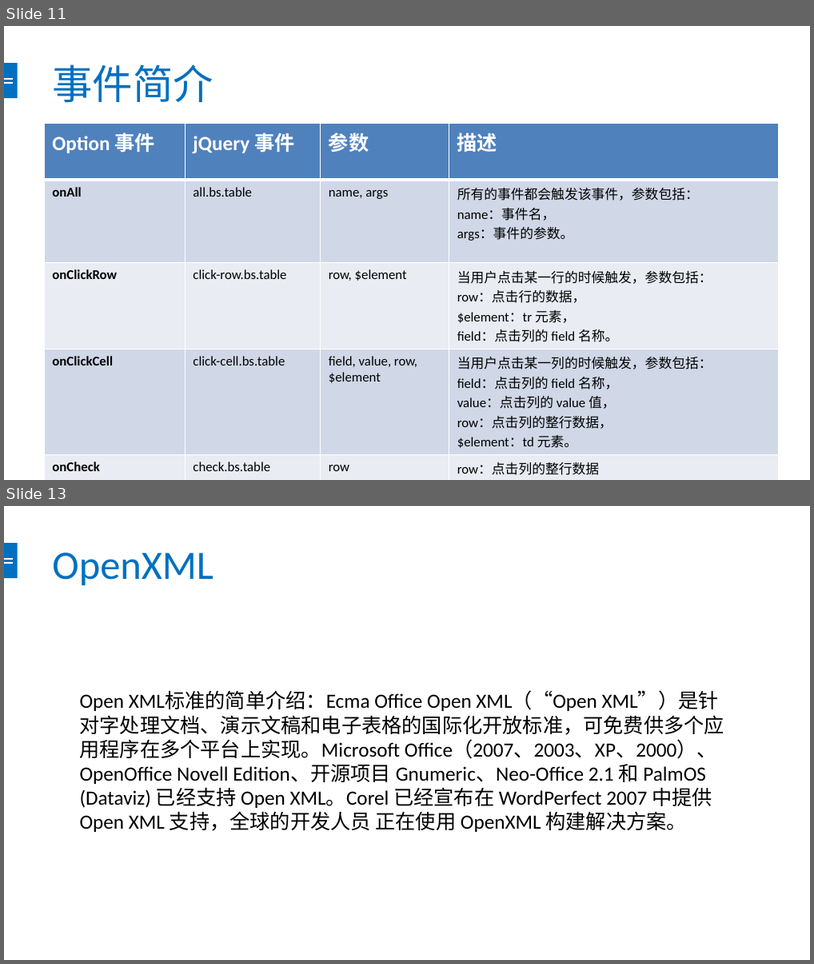
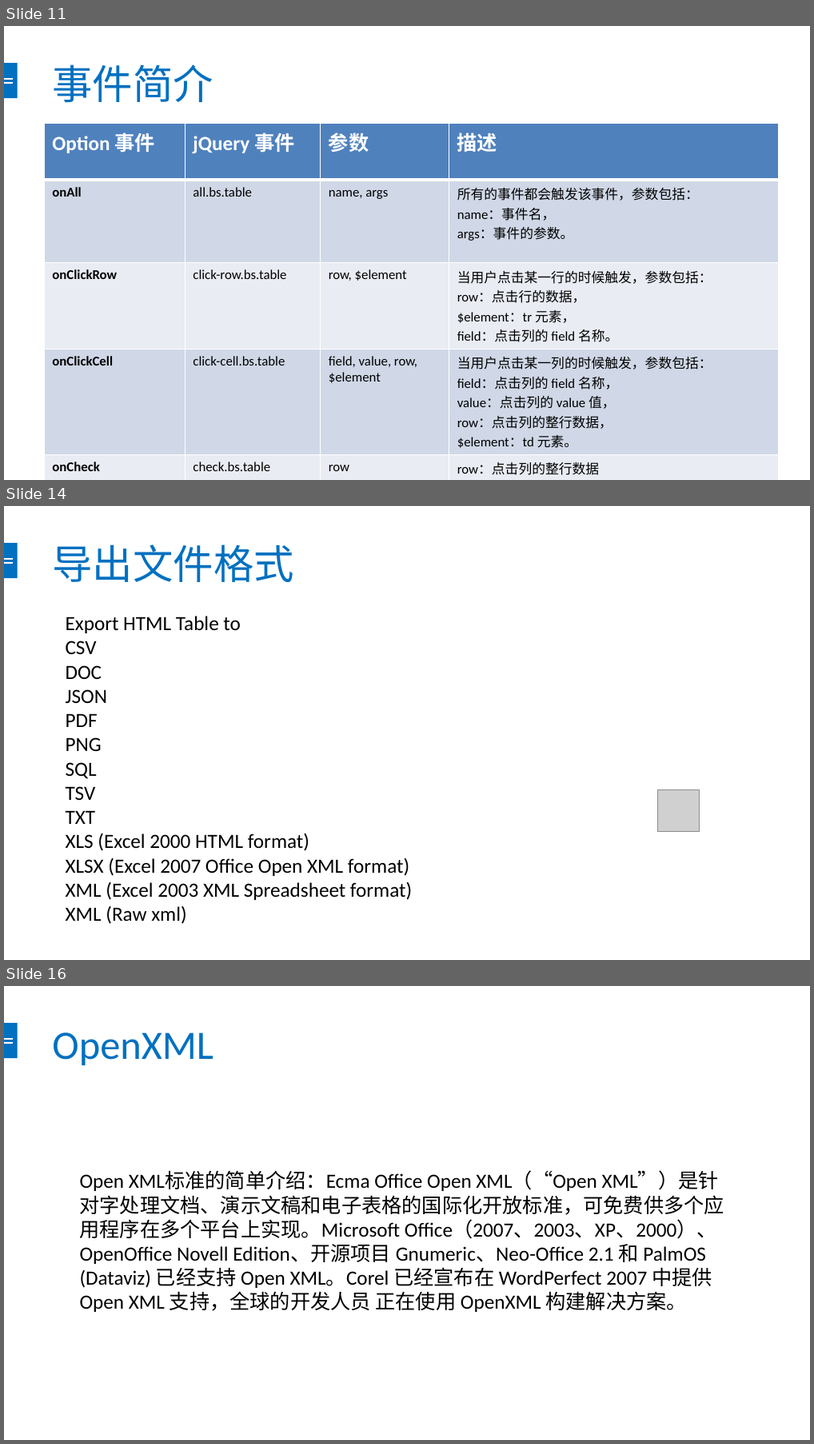
Before and after one commit to chendingguo/workspace, a slide deck: springboot-mybatis-master/bootstrap-table.pptx. Shown one above the other, each under a label of ours: slides 11 and 13 before the commit, slides 11, 14 and 16 after it; the slides between them are not shown. The pictures are 814x964 and 814x1444 pixels, drawn with LibreOffice and Linux fonts; fonts in the diff are those of the drawing; grey boxes stand for pictures. Boxes give left, top, right and bottom in pixels: in the first picture for what was removed or moved away, otherwise in the second. Text is boxed around its words. In the diff, an @@ line names an element or a change of style, - is before the commit and + after.

Commit message:
修改文件

```diff
--- a/springboot-mybatis-master/bootstrap-table.pptx
+++ b/springboot-mybatis-master/bootstrap-table.pptx
@@ slide 14 added at bbox=[4, 506, 810, 960], background #FFFFFF; not listed: 3 template elements that a slide beside it also shows @@
@@ title added at bbox=[52, 544, 294, 582], 36 pt, text #0070C0 @@
+导出文件格式
@@ text added at bbox=[66, 616, 412, 924], 18 pt, text #000000 @@
+Export HTML Table to
+CSV
+DOC
+JSON
+PDF
+PNG
+SQL
+TSV
+TXT
+XLS (Excel 2000 HTML format)
+XLSX (Excel 2007 Office Open XML format)
+XML (Excel 2003 XML Spreadsheet format)
+XML (Raw xml)
@@ picture added at bbox=[658, 790, 700, 832] @@
@@ what was slide 13 is now slide 16 @@
```
Also in this commit, not shown: 1 slide changed, 2 other slides added, 47 other files.
